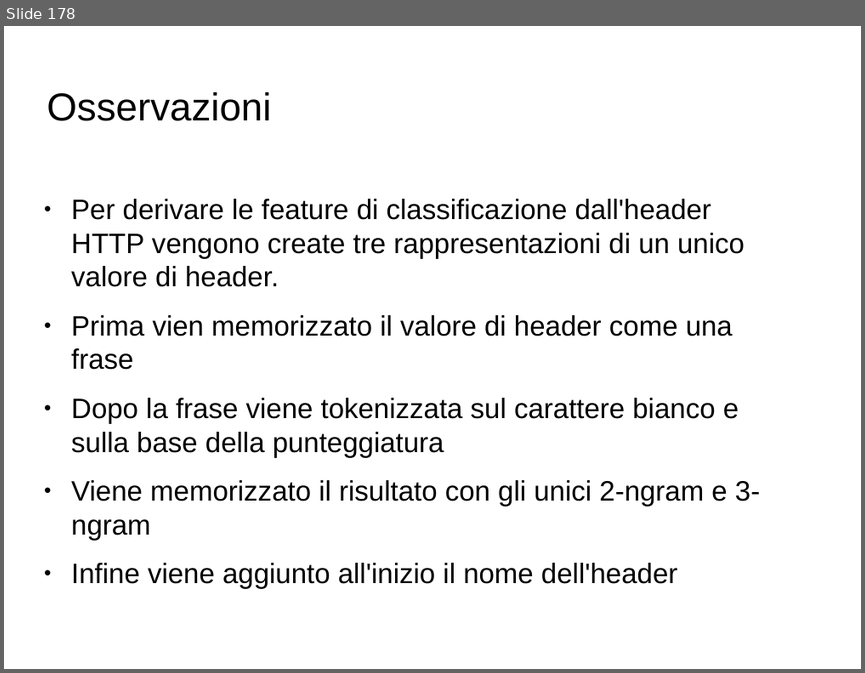
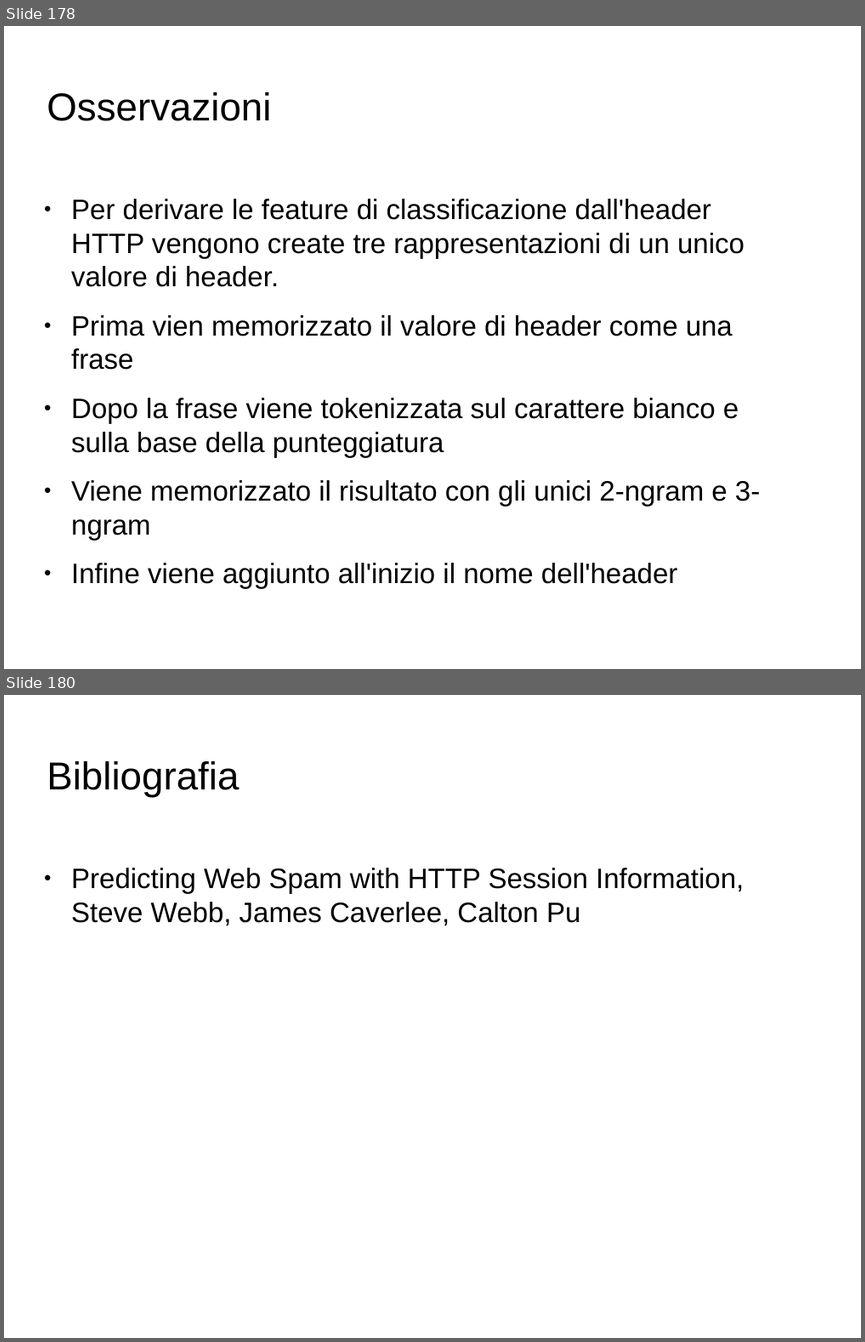
Before and after one commit to Toolanto/presentation, a slide deck: presentazione.odp. Shown one above the other, each under a label of ours: slide 178 before the commit, slides 178 and 180 after it; the slides between them are not shown. The pictures are 865x673 and 865x1342 pixels, drawn with LibreOffice and Linux fonts; fonts in the diff are those of the drawing; background and template pictures are left out. Boxes give left, top, right and bottom in pixels: in the first picture for what was removed or moved away, otherwise in the second. Text is boxed around its words. In the diff, an @@ line names an element or a change of style, - is before the commit and + after.

```diff
--- a/presentazione.odp
+++ b/presentazione.odp
@@ slide 180 added at (x1=4, y1=695, x2=861, y2=1338), background picture (left out) @@
@@ title added at (x1=46, y1=761, x2=239, y2=798), 36 pt, text #000000 @@
+Bibliografia
@@ text added at (x1=71, y1=868, x2=744, y2=926), 26 pt, text #000000 @@
+● Predicting Web Spam with HTTP Session Information, Steve Webb, James Caverlee, Calton Pu
```
Also in this commit, not shown: 2 other slides added, 1 other file.
